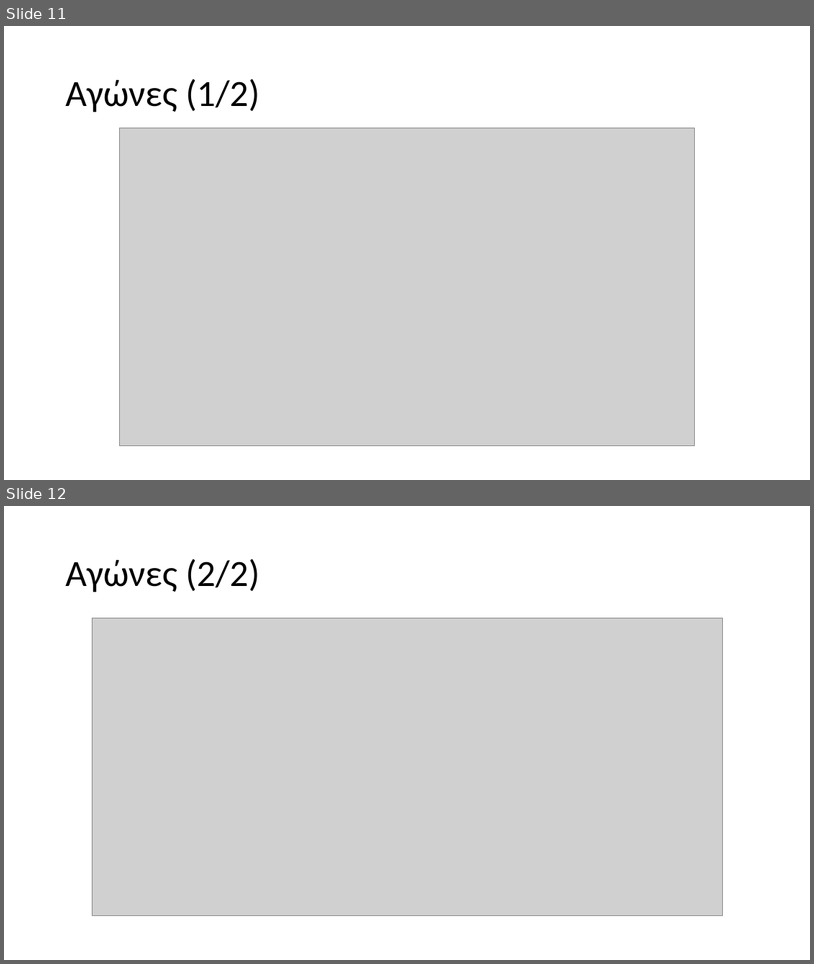
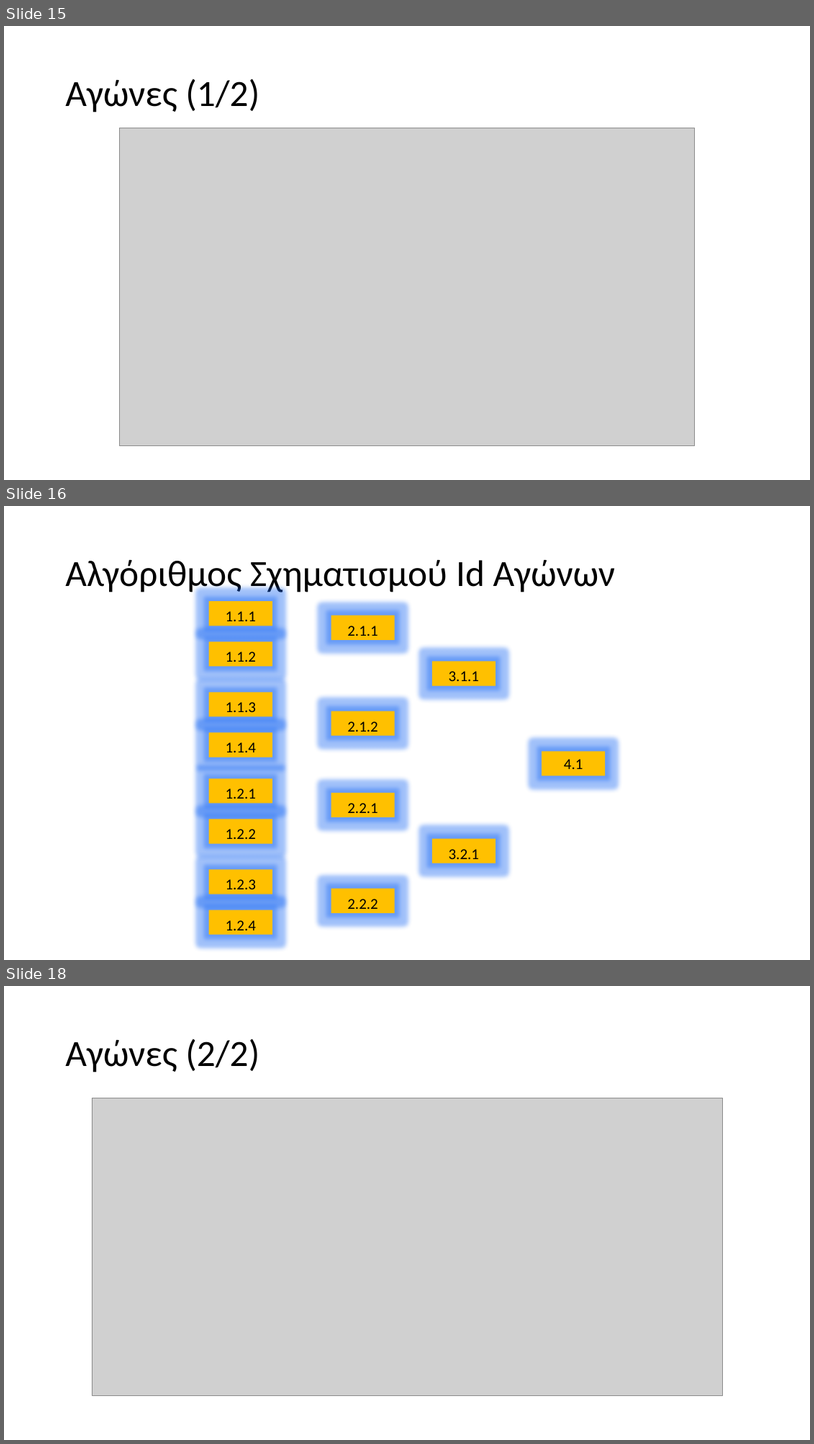
Before and after one commit to Grinabl/plhpro-group3-21-22, a slide deck: ΠΛΗΠΡΟ-ΟΜΑΔΑ03-Australian Open.pptx. Shown one above the other, each under a label of ours: slides 11 and 12 before the commit, slides 15, 16 and 18 after it; the slides between them are not shown. The pictures are 814x964 and 814x1444 pixels, drawn with LibreOffice and Linux fonts; fonts in the diff are those of the drawing; grey boxes stand for pictures. Boxes give left, top, right and bottom in pixels: in the first picture for what was removed or moved away, otherwise in the second. Text is boxed around its words. In the diff, an @@ line names an element or a change of style, - is before the commit and + after.

```diff
--- a/ΠΛΗΠΡΟ-ΟΜΑΔΑ03-Australian Open.pptx
+++ b/ΠΛΗΠΡΟ-ΟΜΑΔΑ03-Australian Open.pptx
@@ slide 16 added at <box>4,506,810,960</box>, background #FFFFFF @@
@@ title added at <box>65,560,615,595</box>, 44 pt, text #000000 @@
+Αλγόριθμος Σχηματισμού Id Αγώνων
@@ group added at <box>209,601,606,934</box>: 15 rectangles, 15 texts @@
+1.1.1
+1.1.2
+1.1.3
+1.1.4
+2.1.1
+2.1.2
+3.1.1
+1.2.1
+1.2.2
+1.2.3
+1.2.4
+2.2.1
+2.2.2
+3.2.1
+4.1
@@ what was slide 11 is now slide 15 @@
@@ what was slide 12 is now slide 18 @@
```
Also in this commit, not shown: 2 slides changed, 8 other slides added, 1 slide removed.
